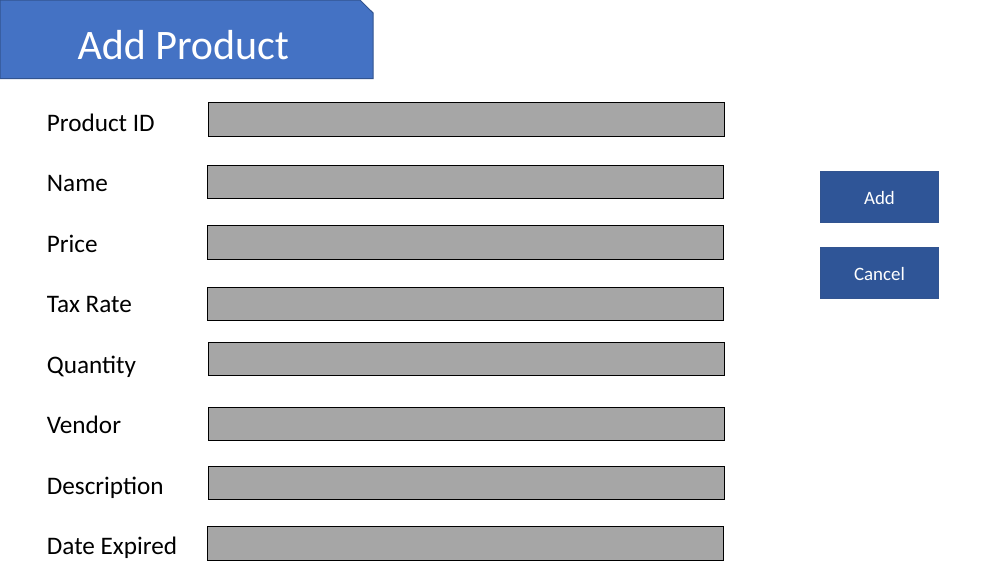
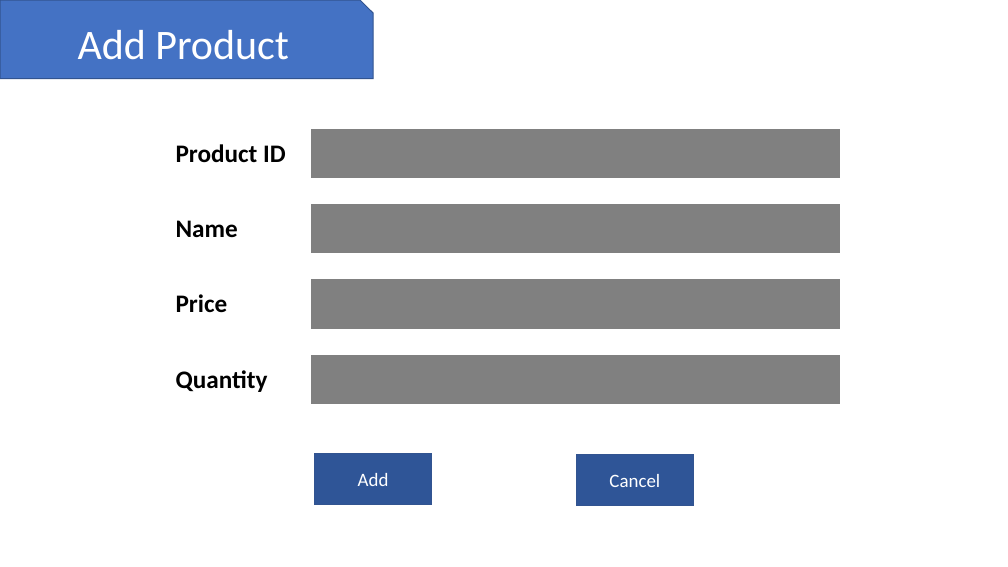
Before and after one commit to connor3johnston/modeling_and_design, a slide deck: slide 2 of Activity6/Activity6.pptx. Drawn at 1008x567 pixels with LibreOffice and Linux fonts; fonts in the diff are those of the drawing. Boxes give left, top, right and bottom in pixels: in the first picture for what was removed or moved away, otherwise in the second. Text is boxed around its words. In the diff, an @@ line names an element or a change of style, - is before the commit and + after.

```diff
--- a/Activity6/Activity6.pptx
+++ b/Activity6/Activity6.pptx
@@ text removed at <box>47,113,177,558</box> @@
-Product ID
-Name
-Price
-Tax Rate
-Quantity
-Vendor
-Description
-Date Expired
@@ rectangle removed at <box>208,103,724,136</box> @@
@@ table added at <box>168,129,840,180</box>, 1 rows, 2 columns @@
+Product ID | 
@@ rectangle removed at <box>207,166,724,199</box> @@
@@ table added at <box>168,203,840,255</box>, 1 rows, 2 columns @@
+Name | 
@@ rectangle removed at <box>207,226,724,259</box> @@
@@ table added at <box>168,279,840,330</box>, 1 rows, 2 columns @@
+Price | 
@@ rectangle removed at <box>207,287,724,321</box> @@
@@ table added at <box>168,354,840,405</box>, 1 rows, 2 columns @@
+Quantity | 
@@ rectangle removed at <box>208,343,724,376</box> @@
@@ rectangle removed at <box>208,408,724,441</box> @@
@@ rectangle removed at <box>208,467,724,500</box> @@
@@ rectangle "Add": place and size @@
-rectangle "Add" at <box>821,171,938,222</box>
+rectangle "Add" at <box>315,453,432,504</box>
@@ rectangle "Cancel": place and size @@
-rectangle "Cancel" at <box>821,247,938,299</box>
+rectangle "Cancel" at <box>576,455,693,507</box>
@@ rectangle removed at <box>207,527,724,560</box> @@
```
Also in this commit, not shown: 3 other slides changed, 7 slides added, 4 slides removed, 3 other files.
